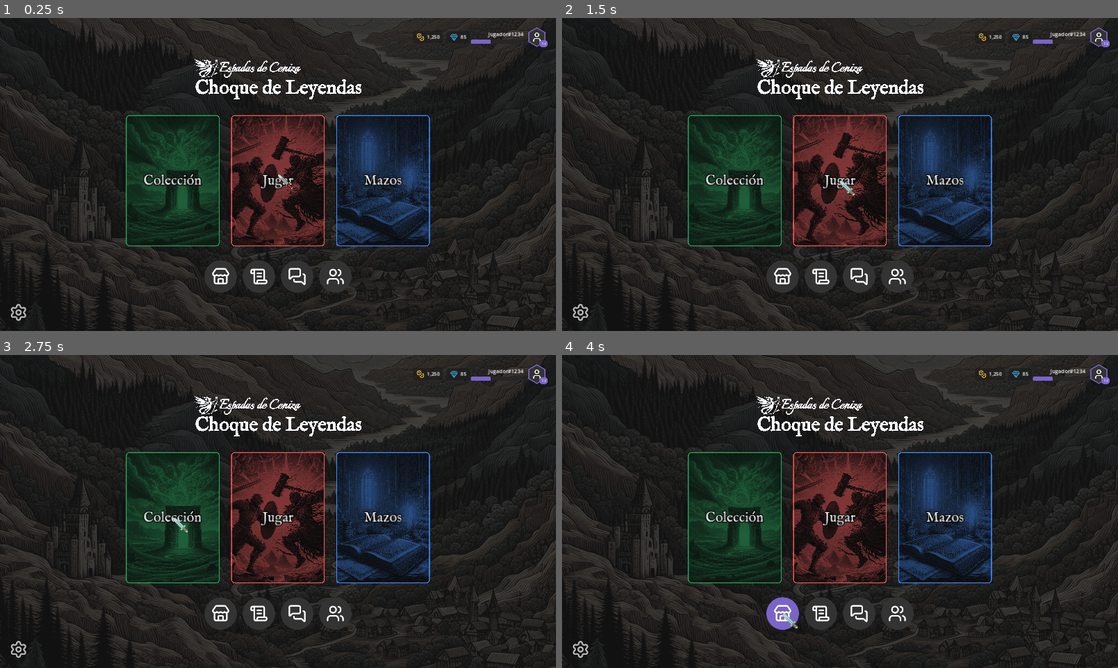
Above: before the commit, frames 1-4 (two rows, left to right).
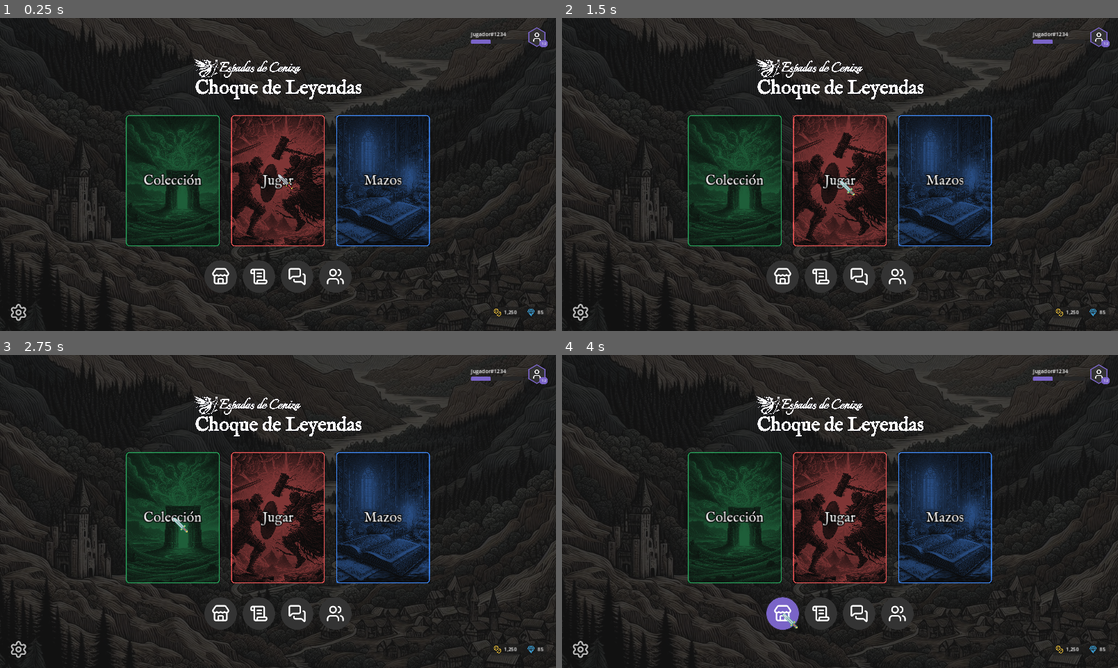
Above: after the commit, the same moments.

Repository: Bildurre/choque_de_leyendas_vg
Game: Godot game, scene res://screens/main_menu/main_menu_desktop.tscn
The game is run twice, just before and just after one commit, with the same random seed, the same clock (stepped at 60 frames per second) and the same inputs.
Inputs (mouse positions are in pixels of both pictures, inside the frame that each line leads up to):
- Up to frame 1 (0.25 s): no input
- Up to frame 2 (1.5 s): click "Jugar" at 0.5 s; click "Jugar" at 1.25 s
- Up to frame 3 (2.75 s): click "Colección" at 2 s
- Up to frame 4 (4 s): click "Mazos" at 2.75 s; click (784, 614) at 3.5 s

The runs differ from the first frame. In frame 1, 0.2% of the frame differs, in the area x 75-98%, y 4-96%; in frame 2, 0.2%; in frame 3, 0.2%; in frame 4, 0.2%.

Commit message:
Move currency counters to bottom bar, fix username alignment
- Username left-aligned with XP bar (removed right alignment)
- Removed Currencies from TopBar
- Added Currencies to SettingsBar (bottom bar) on the right side
- Bottom bar layout: [Settings icon] [Spacer] [Coins | Gems]

https://claude.ai/code/session_0176j4sJi8nNgewyZfevnuDY

Diff:
--- a/screens/main_menu/main_menu_desktop.tscn
+++ b/screens/main_menu/main_menu_desktop.tscn
@@ -124,57 +124,6 @@
 layout_mode = 2
 size_flags_horizontal = 3
 
-[node name="Currencies" type="HBoxContainer" parent="Layout/TopSection/TopBar"]
-layout_mode = 2
-size_flags_vertical = 4
-theme_override_constants/separation = 12
-
-[node name="CoinBox" type="PanelContainer" parent="Layout/TopSection/TopBar/Currencies"]
-layout_mode = 2
-theme_override_styles/panel = SubResource("StyleBoxFlat_currbox")
-
-[node name="CoinsContainer" type="HBoxContainer" parent="Layout/TopSection/TopBar/Currencies/CoinBox"]
-layout_mode = 2
-theme_override_constants/separation = 8
-
-[node name="CoinIcon" type="TextureRect" parent="Layout/TopSection/TopBar/Currencies/CoinBox/CoinsContainer"]
-layout_mode = 2
-custom_minimum_size = Vector2(28, 28)
-size_flags_vertical = 4
-texture = ExtResource("12_coins")
-expand_mode = 1
-stretch_mode = 5
-modulate = Color(0.94, 0.76, 0.22, 1)
-
-[node name="CoinAmount" type="Label" parent="Layout/TopSection/TopBar/Currencies/CoinBox/CoinsContainer"]
-layout_mode = 2
-size_flags_vertical = 4
-theme_override_font_sizes/font_size = 17
-text = "1,250"
-
-[node name="GemBox" type="PanelContainer" parent="Layout/TopSection/TopBar/Currencies"]
-layout_mode = 2
-theme_override_styles/panel = SubResource("StyleBoxFlat_currbox")
-
-[node name="GemsContainer" type="HBoxContainer" parent="Layout/TopSection/TopBar/Currencies/GemBox"]
-layout_mode = 2
-theme_override_constants/separation = 8
-
-[node name="GemIcon" type="TextureRect" parent="Layout/TopSection/TopBar/Currencies/GemBox/GemsContainer"]
-layout_mode = 2
-custom_minimum_size = Vector2(28, 28)
-size_flags_vertical = 4
-texture = ExtResource("13_gem")
-expand_mode = 1
-stretch_mode = 5
-modulate = Color(0.224, 0.6, 0.804, 1)
-
-[node name="GemAmount" type="Label" parent="Layout/TopSection/TopBar/Currencies/GemBox/GemsContainer"]
-layout_mode = 2
-size_flags_vertical = 4
-theme_override_font_sizes/font_size = 17
-text = "85"
-
 [node name="ProfileArea" type="HBoxContainer" parent="Layout/TopSection/TopBar"]
 layout_mode = 2
 size_flags_vertical = 4
@@ -189,12 +138,10 @@
 layout_mode = 2
 theme_override_font_sizes/font_size = 18
 text = "Jugador#1234"
-horizontal_alignment = 2
 
 [node name="XPBar" type="ProgressBar" parent="Layout/TopSection/TopBar/ProfileArea/UserInfo"]
 layout_mode = 2
 custom_minimum_size = Vector2(180, 14)
-size_flags_horizontal = 10
 max_value = 120.0
 value = 46.0
 show_percentage = false
@@ -355,3 +302,58 @@
 texture_normal = ExtResource("8_settings")
 stretch_mode = 5
 script = ExtResource("3_sb")
+
+[node name="BottomSpacer" type="Control" parent="Layout/SettingsBar/Content"]
+layout_mode = 2
+size_flags_horizontal = 3
+
+[node name="Currencies" type="HBoxContainer" parent="Layout/SettingsBar/Content"]
+layout_mode = 2
+size_flags_vertical = 4
+theme_override_constants/separation = 12
+
+[node name="CoinBox" type="PanelContainer" parent="Layout/SettingsBar/Content/Currencies"]
+layout_mode = 2
+theme_override_styles/panel = SubResource("StyleBoxFlat_currbox")
+
+[node name="CoinsContainer" type="HBoxContainer" parent="Layout/SettingsBar/Content/Currencies/CoinBox"]
+layout_mode = 2
+theme_override_constants/separation = 8
+
+[node name="CoinIcon" type="TextureRect" parent="Layout/SettingsBar/Content/Currencies/CoinBox/CoinsContainer"]
+layout_mode = 2
+custom_minimum_size = Vector2(28, 28)
+size_flags_vertical = 4
+texture = ExtResource("12_coins")
+expand_mode = 1
+stretch_mode = 5
+modulate = Color(0.94, 0.76, 0.22, 1)
+
+[node name="CoinAmount" type="Label" parent="Layout/SettingsBar/Content/Currencies/CoinBox/CoinsContainer"]
+layout_mode = 2
+size_flags_vertical = 4
+theme_override_font_sizes/font_size = 17
+text = "1,250"
+
+[node name="GemBox" type="PanelContainer" parent="Layout/SettingsBar/Content/Currencies"]
+layout_mode = 2
+theme_override_styles/panel = SubResource("StyleBoxFlat_currbox")
+
+[node name="GemsContainer" type="HBoxContainer" parent="Layout/SettingsBar/Content/Currencies/GemBox"]
+layout_mode = 2
+theme_override_constants/separation = 8
+
+[node name="GemIcon" type="TextureRect" parent="Layout/SettingsBar/Content/Currencies/GemBox/GemsContainer"]
+layout_mode = 2
+custom_minimum_size = Vector2(28, 28)
+size_flags_vertical = 4
+texture = ExtResource("13_gem")
+expand_mode = 1
+stretch_mode = 5
+modulate = Color(0.224, 0.6, 0.804, 1)
+
+[node name="GemAmount" type="Label" parent="Layout/SettingsBar/Content/Currencies/GemBox/GemsContainer"]
+layout_mode = 2
+size_flags_vertical = 4
+theme_override_font_sizes/font_size = 17
+text = "85"
